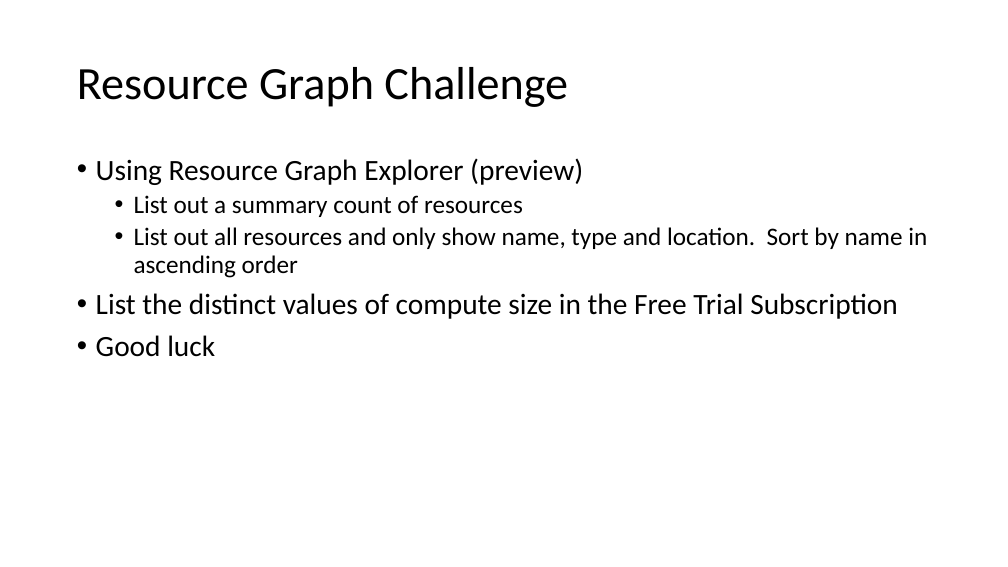
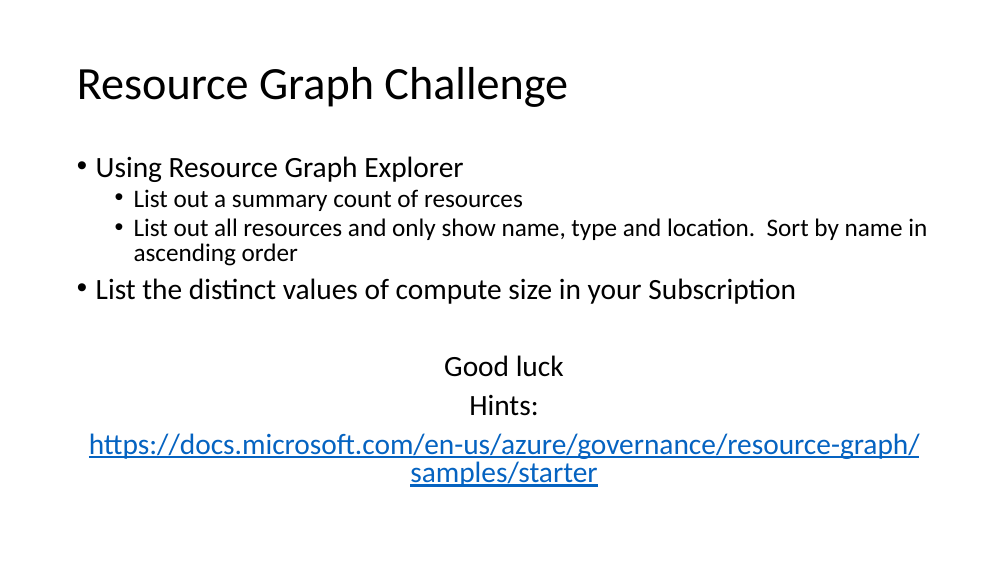
Before and after one commit to TheModin/AzureGovernance, a slide deck: slide 8 of Azure Governance Hack.pptx. Drawn at 1008x567 pixels with LibreOffice and Linux fonts; fonts in the diff are those of the drawing. Boxes give left, top, right and bottom in pixels: in the first picture for what was removed or moved away, otherwise in the second. Text is boxed around its words. In the diff, an @@ line names an element or a change of style, - is before the commit and + after.

```diff
--- a/Azure Governance Hack.pptx
+++ b/Azure Governance Hack.pptx
@@ text at (96, 156, 463, 182): text changed @@
-• Using Resource Graph Explorer (preview)
+• Using Resource Graph Explorer
@@ text at (134, 189, 927, 377): line spacing 0.9 to 0.8; alignment left to centre; bullet • to none @@
@@ text at (96, 278, 796, 304): text changed @@
-• List the distinct values of compute size in the Free Trial Subscription
+• List the distinct values of compute size in your Subscription
@@ text at (89, 395, 920, 487): paragraphs added @@
+Hints:
+https://docs.microsoft.com/en-us/azure/governance/resource-graph/samples/starter
```
Also in this commit, not shown: 5 other slides changed, 4 other files.
